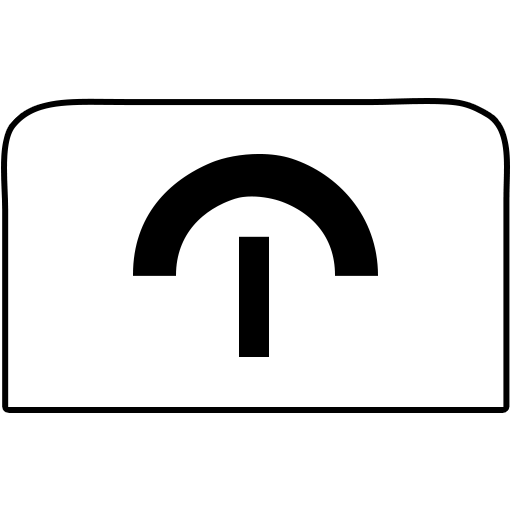
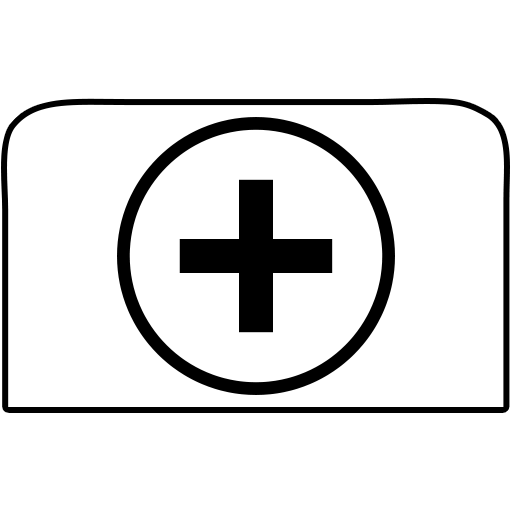
Two versions of the same layered image (512px x 512px). Layer-by-layer changes:
added layer "Support" above "Nuke" over (117, 117, 395, 395)
hid "Metal Extractor" over (133, 154, 378, 357)
